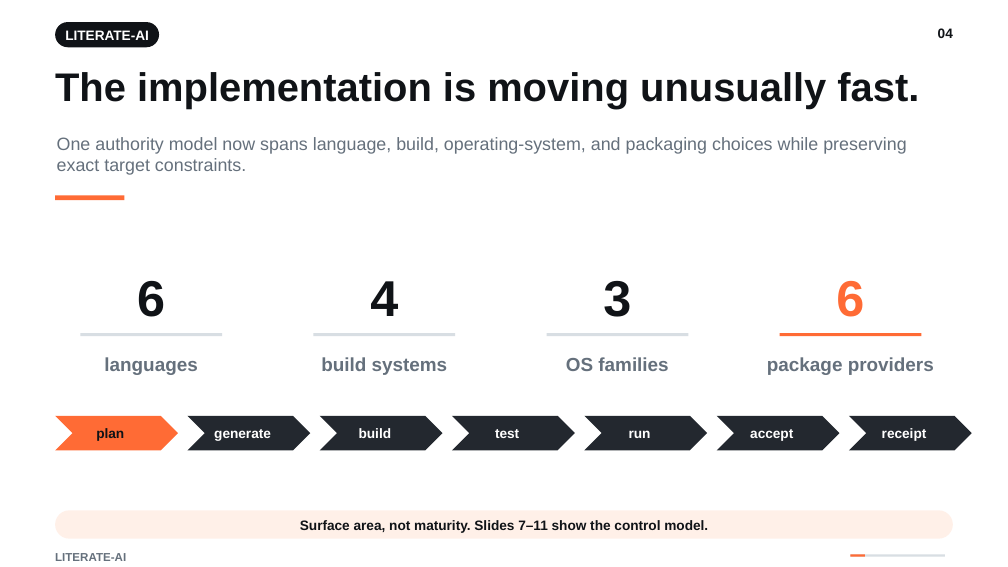
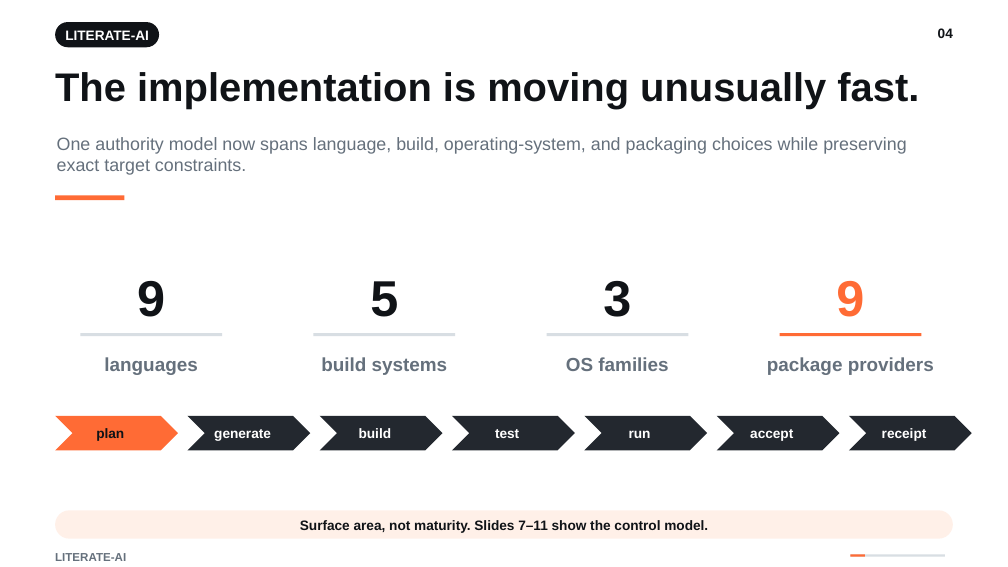
Before and after one commit to NVShawn/literate-ai, a slide deck: slide 4 of docs/presentations/literate-ai-manager-overview/literate-ai-manager-and-engineering-overview.pptx. Drawn at 1008x567 pixels with LibreOffice and Linux fonts; fonts in the diff are those of the drawing. Boxes give left, top, right and bottom in pixels: in the first picture for what was removed or moved away, otherwise in the second. Text is boxed around its words. In the diff, an @@ line names an element or a change of style, - is before the commit and + after.

```diff
--- a/docs/presentations/literate-ai-manager-overview/literate-ai-manager-and-engineering-overview.pptx
+++ b/docs/presentations/literate-ai-manager-overview/literate-ai-manager-and-engineering-overview.pptx
@@ text at (137,281,165,317): text changed @@
-6
+9
@@ text at (370,281,398,317): text changed @@
-4
+5
@@ text at (836,281,864,317): text changed @@
-6
+9
```
Also in this commit, not shown: 2 other slides changed, 8 other files.
